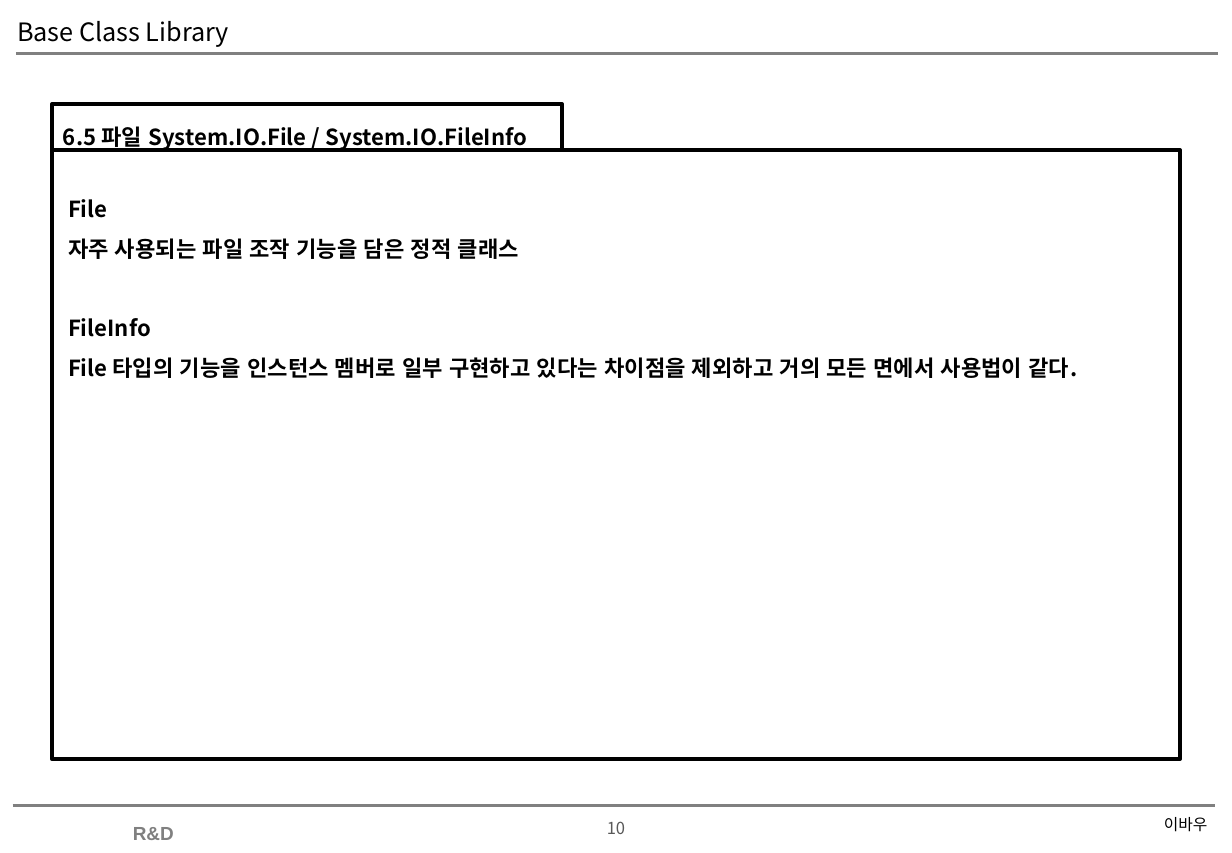
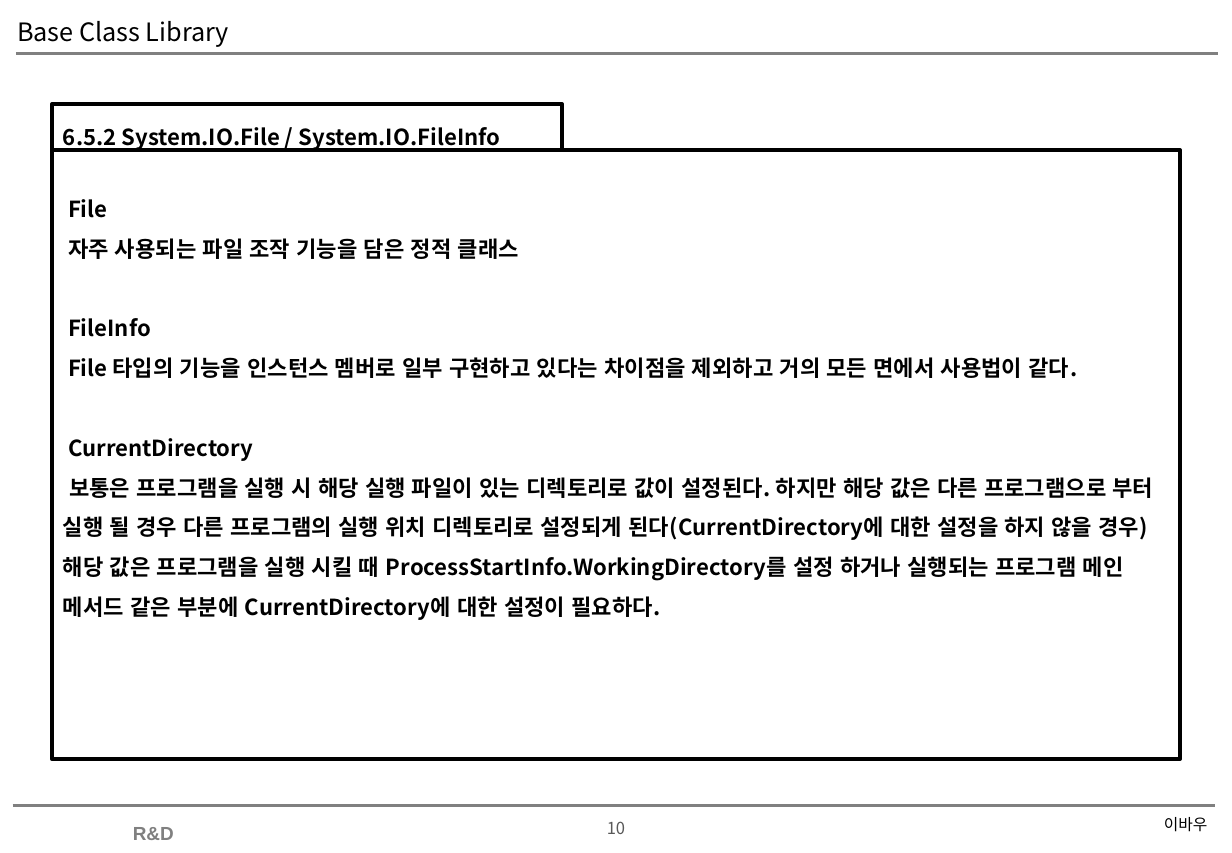
Before and after one commit to soultomind/CSharpStudy, a slide deck: slide 10 of CSharpStudy.Day20200704/Base Class Library.pptx. Drawn at 1232x853 pixels with LibreOffice and Linux fonts; fonts in the diff are those of the drawing; background and template pictures are left out. Boxes give left, top, right and bottom in pixels: in the first picture for what was removed or moved away, otherwise in the second. Text is boxed around its words. In the diff, an @@ line names an element or a change of style, - is before the commit and + after.

```diff
--- a/CSharpStudy.Day20200704/Base Class Library.pptx
+++ b/CSharpStudy.Day20200704/Base Class Library.pptx
@@ text in rectangle at (63, 127, 501, 150): text changed @@
-6.5 파일 System.IO.File / System.IO.FileInfo
+6.5.2 System.IO.File / System.IO.FileInfo
@@ text in rectangle at (63, 438, 1154, 620): paragraphs added @@
+CurrentDirectory
+보통은 프로그램을 실행 시 해당 실행 파일이 있는 디렉토리로 값이 설정된다. 하지만 해당 값은 다른 프로그램으로 부터 실행 될 경우 다른 프로그램의 실행 위치 디렉토리로 설정되게 된다(CurrentDirectory에 대한 설정을 하지 않을 경우) 해당 값은 프로그램을 실행 시킬 때 ProcessStartInfo.WorkingDirectory를 설정 하거나 실행되는 프로그램 메인 메서드 같은 부분에 CurrentDirectory에 대한 설정이 필요하다.
```
Also in this commit, not shown: 2 other slides changed, 1 slide added, 4 other files.
